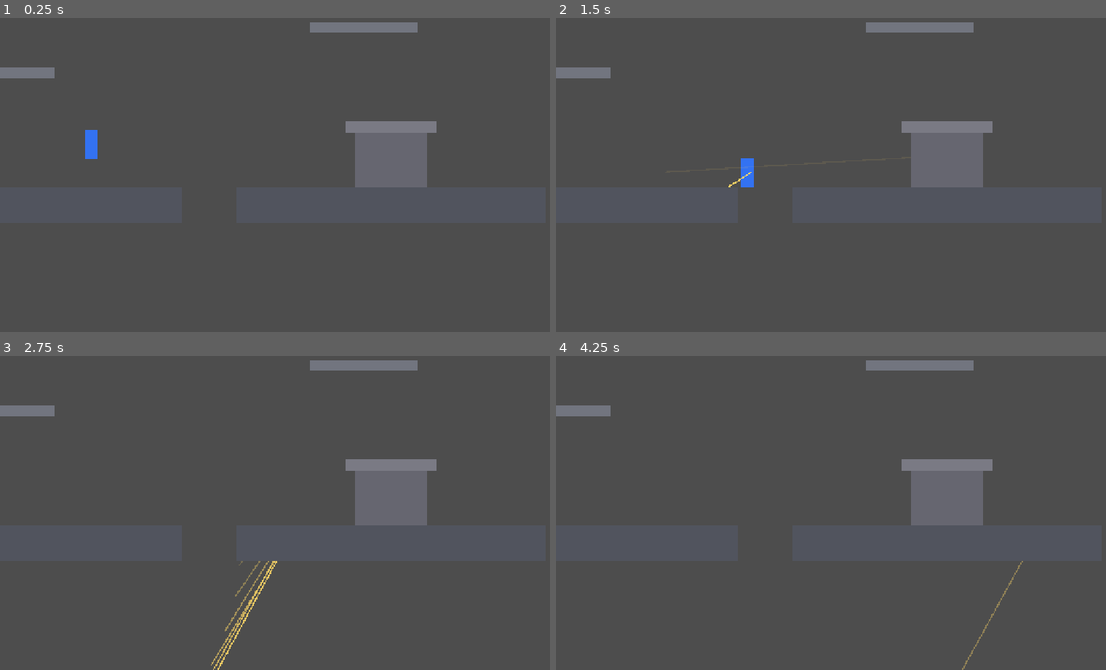
Above: before the commit, frames 1-4 (two rows, left to right).
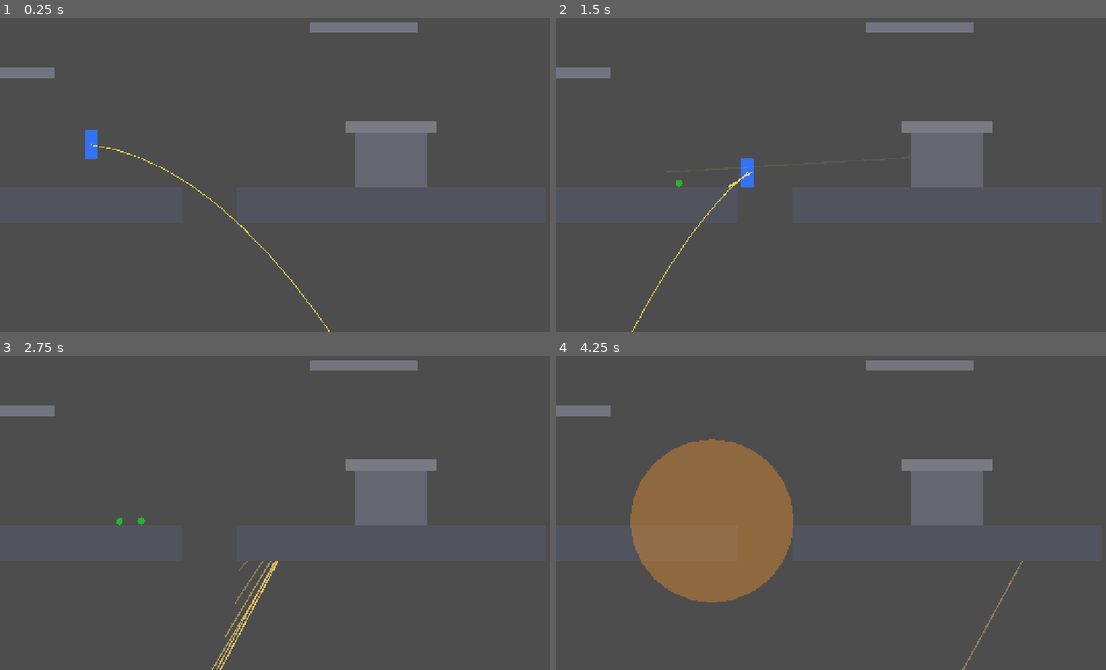
Above: after the commit, the same moments.

Repository: techafreshh/jetpack
Game: Godot game, scene res://scenes/match.tscn
Same seed, same stepped clock (60 frames per second), same inputs: the game is played once before the commit and once after it. This scene is started directly instead of the project's main scene.
Inputs (mouse positions are in pixels of both pictures, inside the frame that each line leads up to):
- Up to frame 1 (0.25 s): no input
- Up to frame 2 (1.5 s): tap Enter at 0.5 s; move the mouse to (974, 153) at 0.52 s; hold D (move_right) from 0.53 s (still down); tap G (throw_grenade, bound only after the commit) at 0.6 s; click (974, 153) at 0.67 s; tap W at 0.77 s; move the mouse to (732, 184) at 1.27 s; tap S (crouch) at 1.35 s; click (732, 184) at 1.42 s
- Up to frame 3 (2.75 s): tap W at 1.52 s; tap G (throw_grenade, bound only after the commit) at 1.55, 2.3 s; move the mouse to (346, 434) at 2.02 s; release D (move_right) at 2.03 s; press the mouse at (346, 434) at 2.03 s; hold A (move_left) from 2.03 s (still down)
- Up to frame 4 (4.25 s): move the mouse to (820, 572) at 2.77 s; release A (move_left) at 2.78 s; release the mouse at (820, 572) at 2.78 s; hold D (move_right) from 2.78 s (still down); tap Space (fly) at 2.85 s; click (820, 572) at 2.92 s; tap W at 3.02, 3.77 s; tap G (throw_grenade, bound only after the commit) at 3.05, 3.6 s; move the mouse to (1023, 556) at 3.52 s; click (1023, 556) at 3.67 s

The runs differ from the first frame. In frame 1, 0.2% of the frame differs, in the area x 16-60%, y 40-100%; in frame 2, 0.1%; in frame 3, 0.7%; in frame 4, 12%, in the area x 13-85%, y 26-100%.

Commit message:
Issue #7: soldier grenade slots, G throw, arc preview, self-damage hooks

Diff:
--- a/jetpack/project.godot
+++ b/jetpack/project.godot
@@ -29,6 +29,7 @@
 crouch={"deadzone": 0.2, "events": [Object(InputEventKey,"resource_local_to_scene":false,"resource_name":"","device":-1 …(522 unchanged characters)…
 fly={"deadzone": 0.2, "events": [Object(InputEventKey,"resource_local_to_scene":false,"resource_name":"","device":-1,"w …(819 unchanged characters)…
 fire={"deadzone": 0.2, "events": [Object(InputEventMouseButton,"resource_local_to_scene":false,"resource_name":"","devi …(278 unchanged characters)…
+throw_grenade={"deadzone": 0.2, "events": [Object(InputEventKey,"resource_local_to_scene":false,"resource_name":"","device":-1,"window_id":0,"alt_pressed":false,"shift_pressed":false,"ctrl_pressed":false,"meta_pressed":false,"pressed":false,"keycode":0,"physical_keycode":71,"key_label":0,"unicode":0,"location":0,"echo":false,"script":null)]}
 
 [physics]
 
--- a/jetpack/scenes/soldier.tscn
+++ b/jetpack/scenes/soldier.tscn
@@ -30,3 +30,8 @@
 
 [node name="Muzzle" type="Marker2D" parent="Weapon"]
 position = Vector2(20, -32)
+
+[node name="ArcPreview" type="Line2D" parent="."]
+points = PackedVector2Array(0, -32, 10, -32)
+width = 2.0
+default_color = Color(1, 0.9, 0.3, 0.9)
--- a/jetpack/scripts/soldier.gd
+++ b/jetpack/scripts/soldier.gd
@@ -4,6 +4,11 @@
 ## control. Fixed 60 Hz physics; tunables load from movement.cfg over exports.
 
 const CONFIG_PATH := "res://resources/config/movement.cfg"
+const GRENADE_CONFIG_PATH := "res://resources/config/grenade.cfg"
+const GRENADE_SCENE := preload("res://scenes/grenade.tscn")
+const MAX_GRENADES := 2
+const CHEST_OFFSET := Vector2(0, -32)
+const ARC_STEP := 0.08
 
 @export_group("Run")
 @export var run_speed := 260.0
@@ -23,6 +28,15 @@
 @export_group("Crouch")
 @export var crouch_height_mult := 0.5
 @export var crouch_speed_mult := 0.4
+@export_group("Grenades")
+@export var throw_speed := 700.0
+@export var grenade_gravity := 1200.0
+@export var arc_points := 24
+
+var grenade_count := 2
+var grenade_max := 2
+var hp := 100.0
+var max_hp := 100.0
 
 var fuel: float = 100.0
 var crouched: bool = false
@@ -33,10 +47,12 @@
 @onready var _body: CollisionShape2D = $Body
 @onready var _head_check: RayCast2D = $HeadCheck
 @onready var _visual: Polygon2D = $Visual
+@onready var _arc: Line2D = get_node_or_null("ArcPreview") as Line2D
 
 
 func _ready() -> void:
 	_load_config()
+	add_to_group("damageable")
 	# Never mutate the shared sub-resource when crouch-resizing.
 	if _body.shape != null:
 		_body.shape = _body.shape.duplicate()
@@ -77,7 +93,65 @@
 		velocity.x = move_toward(velocity.x, 0.0, ground_friction * delta)
 	# Airborne with no input: velocity.x untouched, momentum preserved.
 
+	if Input.is_action_just_pressed("throw_grenade"):
+		throw_grenade()
+	_update_arc_preview()
+
 	move_and_slide()
+
+
+func take_damage(amount: float) -> void:
+	hp = maxf(0.0, hp - amount)
+
+
+func apply_knockback(impulse: Vector2) -> void:
+	velocity += impulse
+
+
+func add_grenades(n: int) -> int:
+	grenade_count = mini(grenade_max, grenade_count + n)
+	_update_arc_preview()
+	return grenade_count
+
+
+func throw_grenade() -> bool:
+	if grenade_count <= 0:
+		return false
+	grenade_count -= 1
+	var shell := GRENADE_SCENE.instantiate() as RigidBody2D
+	var host := get_parent()
+	if host == null:
+		host = get_tree().root
+	var dir := _aim_direction()
+	host.add_child(shell)
+	shell.global_position = global_position + CHEST_OFFSET
+	shell.linear_velocity = dir * throw_speed
+	shell.call("prime")
+	_update_arc_preview()
+	return true
+
+
+func _aim_direction() -> Vector2:
+	var from := global_position + CHEST_OFFSET
+	var d := get_global_mouse_position() - from
+	if d.length() < 1.0:
+		return Vector2.RIGHT
+	return d.normalized()
+
+
+func _update_arc_preview() -> void:
+	if _arc == null:
+		return
+	if grenade_count <= 0:
+		_arc.visible = false
+		return
+	_arc.visible = true
+	var pts := PackedVector2Array()
+	var v := _aim_direction() * throw_speed
+	for i in arc_points:
+		var t := float(i) * ARC_STEP
+		pts.append(CHEST_OFFSET + v * t + Vector2(0.0, 0.5 * grenade_gravity * t * t))
+	_arc.points = pts
 
 
 func _set_crouched(on: bool) -> void:
@@ -115,6 +189,14 @@
 	ground_refuel_mult = float(cfg.get_value("movement", "ground_refuel_mult", ground_refuel_mult))
 	air_refuel_mult = float(cfg.get_value("movement", "air_refuel_mult", air_refuel_mult))
 
+	var gcfg := ConfigFile.new()
+	if gcfg.load(GRENADE_CONFIG_PATH) != OK:
+		push_warning("soldier: missing %s, using export defaults" % GRENADE_CONFIG_PATH)
+		return
+	throw_speed = float(gcfg.get_value("grenade", "throw_speed", throw_speed))
+	grenade_max = int(gcfg.get_value("grenade", "max_grenades", grenade_max))
+	grenade_count = mini(grenade_count, grenade_max)
+
 
 func _ensure_input_actions() -> void:
 	var keys := {
@@ -122,6 +204,7 @@
 		"move_right": [KEY_D, KEY_RIGHT],
 		"crouch": [KEY_S, KEY_DOWN],
 		"fly": [KEY_SPACE, KEY_W, KEY_UP],
+		"throw_grenade": [KEY_G],
 	}
 	for action in keys:
 		if not InputMap.has_action(action):
Not shown, added: jetpack/scripts/fx/explosion.gd.uid
